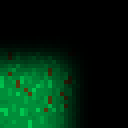
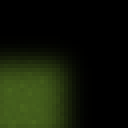
Comparing the layer stacks of the two 128 x 128 images. Changes:
added layer "grass-tile (1)" above "Layer 5 copy 6" over [0, 40, 88, 128]
